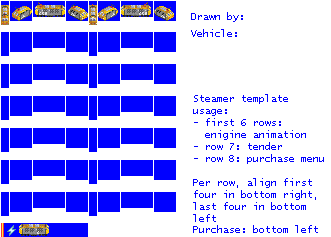
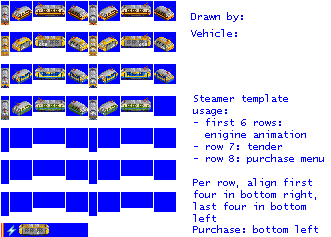
Revision of a layered 331 × 237 image; what changed, layer by layer:
painted on "empty.png" over [1, 5, 174, 120]
